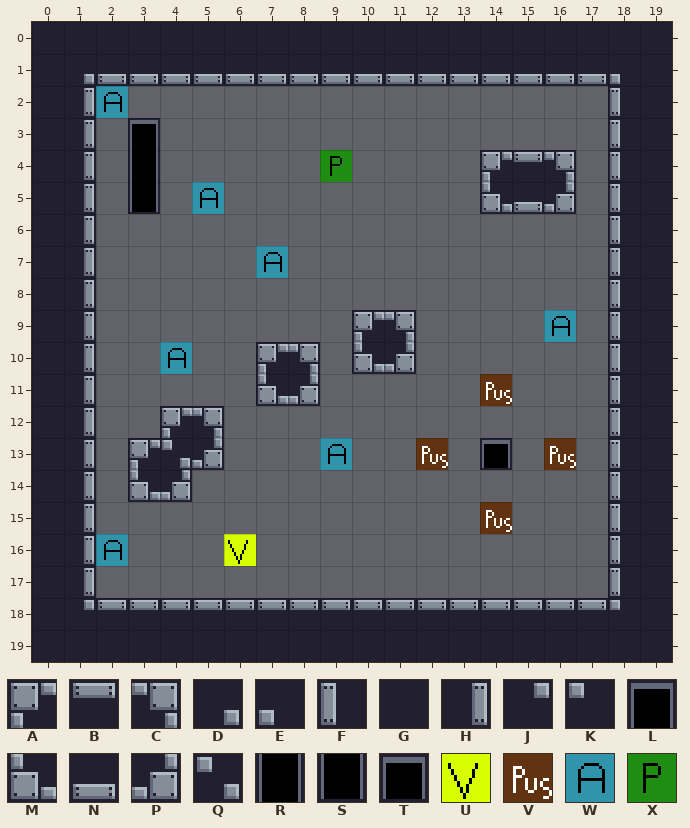
Two states of a Tiled map, assets/tiled/levels/playground-level.tmx. This is how it looked before the edit.
Cells are 16x16 px. Shown: x 0..19, y 0..19.
Key: from "default": A 0 "solid", B 1 "solid", C 2 "solid", D 3 "solid", E 4 "solid", F 16 "solid", G 17 "solid", H 18 "solid", J 19 "solid", K 20 "solid", L 24 "pit", M 32 "solid", N 33 "solid", P 34 "solid", Q 36 "solid", R 40 "pit", S 56 "pit", T 72 "pit", U 252, V 253, W 254, X 255.
_ is an empty cell.
Objects are placed by their top-left corner, in cells (3,4 is the top-left corner of cell 3,4); size is 1x1 cell unless given.
Layer "Tile Layer 1" before, first column x 0:
 0 GGGGGGGGGGGGGGGGGGGG
 1 GDNNNNNNNNNNNNNNNNEG
 2 GH________________FG
 3 GH_L______________FG
 4 GH_R__________ABC_FG
 5 GH_S__________MNP_FG
 6 GH________________FG
 7 GH________________FG
 8 GH________________FG
 9 GH________AC______FG
10 GH_____AC_MP______FG
11 GH_____MP_________FG
12 GH__AC____________FG
13 GH_AQP________T___FG
14 GH_MP_____________FG
15 GH________________FG
16 GH________________FG
17 GH________________FG
18 GJBBBBBBBBBBBBBBBBKG
19 GGGGGGGGGGGGGGGGGGGG
Objects on layer "Object Layer 1" before:
W "Attachable" at 2,2
X "Controllable" at 9,4
W "Attachable" at 5,5
W "Attachable" at 7,7
W "Attachable" at 16,9
W "Attachable" at 4,10
V "Pushable" at 14,11
W "Attachable" at 9,13
V "Pushable" at 12,13
V "Pushable" at 16,13
V "Pushable" at 14,15
W "Attachable" at 2,16
U "Victory" at 6,16
The same view after the edit:
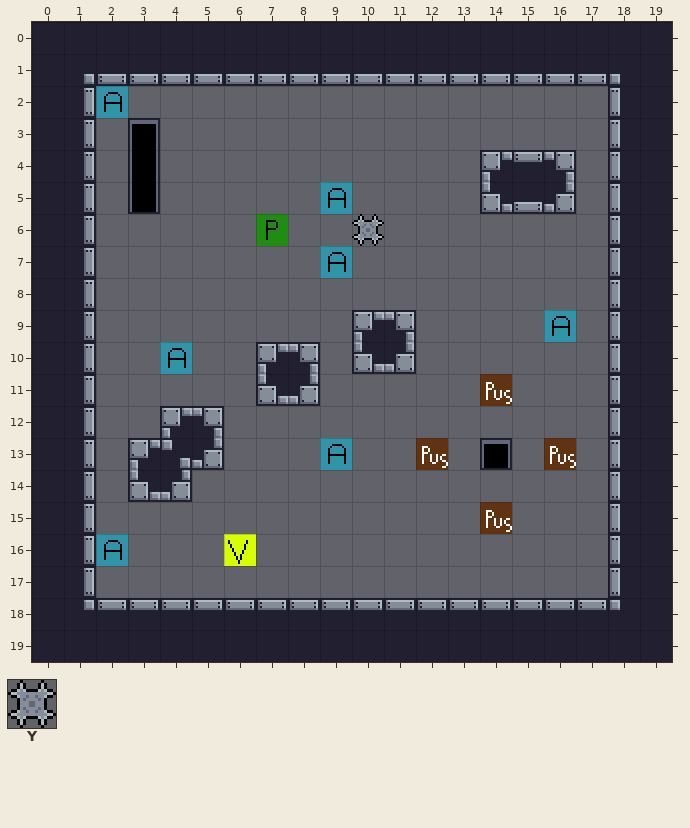
Further tiles: from "default": Y 7 "spike".
The exact change:
Changed rows in their new state; . is an unchanged cell.
Layer "Tile Layer 1":
first column x 10:
 6 Y
Layer "Object Layer 1":
changed: W "Attachable" at 5,5 -> W "Attachable" at 9,5
changed: X "Controllable" at 9,4 -> X "Controllable" at 7,6
changed: W "Attachable" at 7,7 -> W "Attachable" at 9,7
Changed places in both pictures, as pixel boxes (x1, y1, x2, y2):
changed: (320, 150, 384, 278)
old place: (192, 182, 224, 214)
changed: (256, 214, 288, 278)
